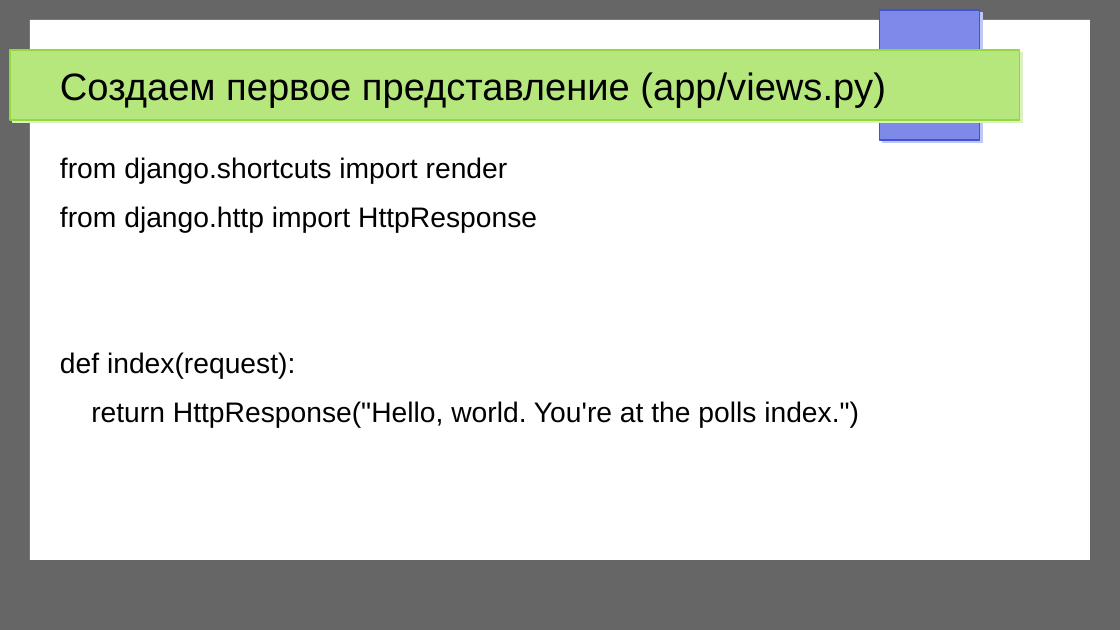
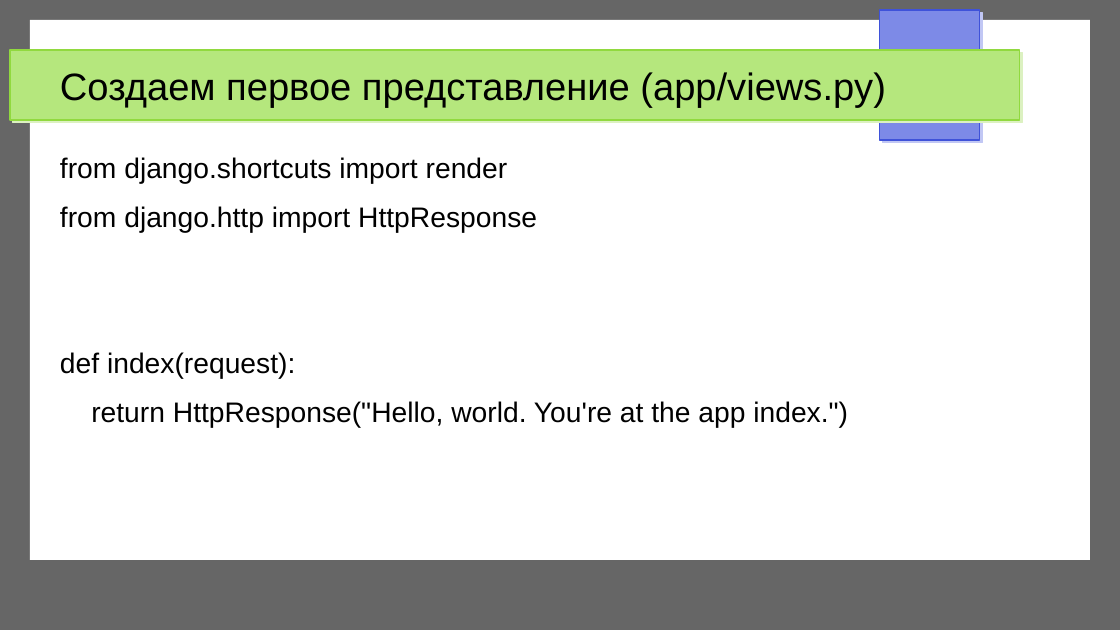
Before and after one commit to trnkv/django__my_tutorial, a slide deck: slide 7 of description.odp (slide 6 before the commit). Drawn at 1120x630 pixels with LibreOffice and Linux fonts; fonts in the diff are those of the drawing. Boxes give left, top, right and bottom in pixels: in the first picture for what was removed or moved away, otherwise in the second. Text is boxed around its words. In the diff, an @@ line names an element or a change of style, - is before the commit and + after.

```diff
--- a/description.odp
+++ b/description.odp
@@ text at box(91, 401, 848, 428): text changed @@
-return HttpResponse("Hello, world. You're at the polls index.")
+return HttpResponse("Hello, world. You're at the app index.")
```
Also in this commit, not shown: 14 other slides changed, 6 slides added, 4 other files.
